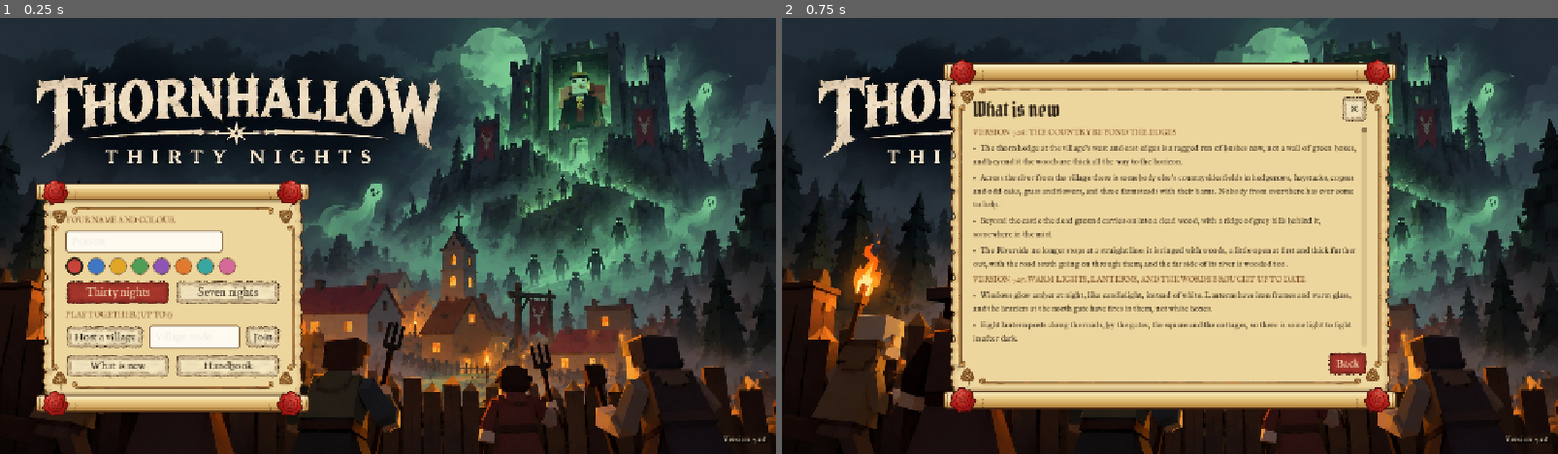
Above: before the commit, frames 1-2 (left to right).
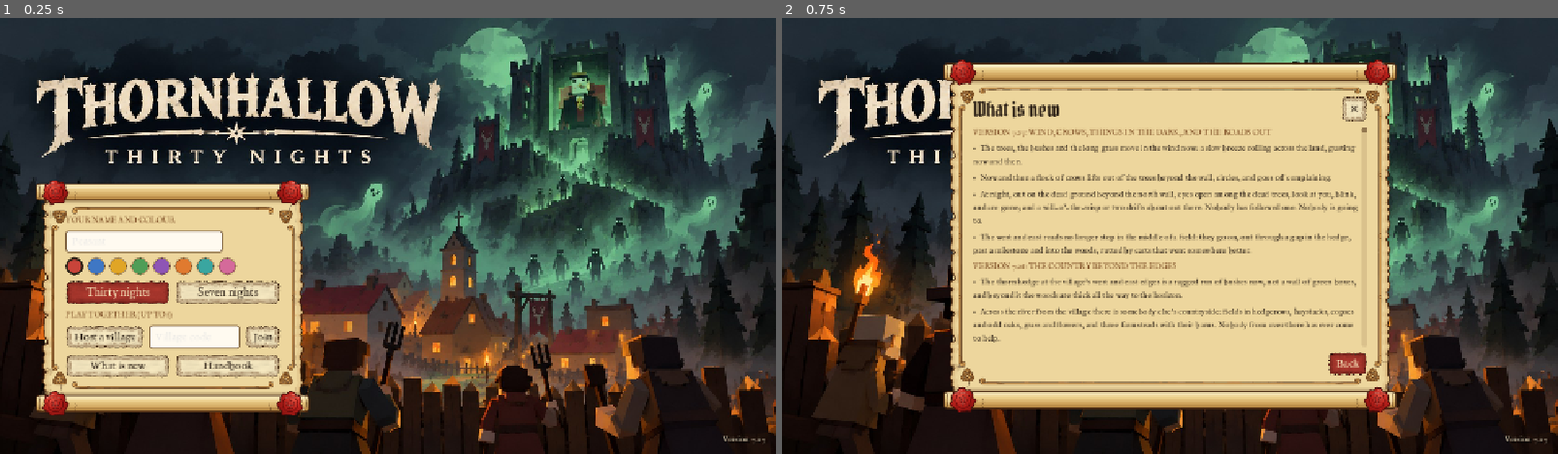
Above: after the commit, the same moments.

Repository: wijji551/Peasant
Game: Godot game, scene res://boot.tscn
Two runs of this game, one before a commit and one after it. Both use one fixed random seed, a clock stepped at 60 frames per second and the inputs below.
Inputs:
- Up to frame 1 (0.25 s): no input
- Up to frame 2 (0.75 s): click "What is new" at 0.5 s

The runs differ from the first frame. In frame 1, less than 0.1% of the frame differs, in the area x 93-99%, y 95-98%; in frame 2, 5.9%, in the area x 24-99%, y 25-98%.

Commit message:
7.27: wind in the trees and grass, crows, eyes and wisps on the dead ground at night, roads out into the woods
Co-Authored-By: Claude Opus 5.5 <noreply@anthropic.com>
Claude-Session: https://claude.ai/code/session_019dg2uksZJ9KpXppdt4Byah

Diff:
--- a/godot/scripts/main.gd
+++ b/godot/scripts/main.gd
@@ -1481,6 +1481,7 @@
 	world.set_veins(R.rune_left)
 	world.set_riverside(R.raft, R.raftW, R.rcave, R.runes2)
 	world.set_moles(R.moles)
+	world.view_at = _focus
 	atmos.indoors = indoors
 	if not win.is_open("menu"):
 		_yaw_goal += ((1.0 if Keys.held("cam_right") else 0.0) - (1.0 if Keys.held("cam_left") else 0.0)) * delta * 2.2
--- a/godot/scripts/ui/menus.gd
+++ b/godot/scripts/ui/menus.gd
@@ -39,6 +39,12 @@
 ]
 
 const CHANGES := [
+	["Version 7.27: wind, crows, things in the dark, and the roads out", [
+		"The trees, the bushes and the long grass move in the wind now: a slow breeze rolling across the land, gusting now and then.",
+		"Now and then a flock of crows lifts out of the trees beyond the wall, circles, and goes off complaining.",
+		"At night, out on the dead ground beyond the north wall, eyes open among the dead trees, look at you, blink, and are gone; and a will-o’-the-wisp or two drifts about out there. Nobody has followed one. Nobody is going to.",
+		"The west and east roads no longer stop in the middle of a field: they go on, out through a gap in the hedge, past a milestone and into the woods, rutted by carts that went somewhere better.",
+	]],
 	["Version 7.26: the country beyond the edges", [
 		"The thorn hedge at the village’s west and east edges is a ragged run of bushes now, not a wall of green boxes, and beyond it the woods are thick all the way to the horizon.",
 		"Across the river from the village there is somebody else’s countryside: fields in hedgerows, haystacks, copses and odd oaks, grass and flowers, and three farmsteads with their barns. Nobody from over there has ever come to help.",
--- a/godot/scripts/world.gd
+++ b/godot/scripts/world.gd
@@ -77,6 +77,7 @@
 var storm: Node3D                         # the sky turning over the castle, in the last week
 var _storm_light: OmniLight3D
 var night := 0.0                          # how dark it is (main.gd keeps this up to date)
+var view_at := Vector3.ZERO               # where the view is looking (main.gd), for the crows and the things in the dark
 var _bell_swing := 0.0
 var _dummy_hit: Array[float] = [0.0, 0.0, 0.0]
 
@@ -616,7 +617,7 @@
 	var main_ok := func(x: float, z: float) -> bool:
 		if x < D.X0 + 1 or x > D.X1 - 1 or z < D.Z0 + 2 or z > 52.5: return false
 		if absf(x) < 3.6 and z < D.VN: return false                                      # the castle road
-		if absf(z - D.GATE_Z) < 2.6 and absf(x) < 48: return false                       # the gate roads
+		if absf(z - D.GATE_Z) < 2.6: return false                                         # the gate roads (version 7.27: all the way to the edges)
 		if x > D.FARM.x0 - 1 and x < D.FARM.x1 + 1 and z > D.FARM.z0 - 1 and z < D.FARM.z1 + 1: return false
 		if Vector2(x, z).distance_to(D.HILL) < 30: return false                          # the castle
 		if Vector2(x - D.MILL.x, z - D.MILL.z).length() < 4.5: return false
@@ -693,7 +694,7 @@
 		var xf: Array[Transform3D] = []
 		var cl: Array[Color] = []
 		xf.assign(lists[k][0]); cl.assign(lists[k][1])
-		if xf.size(): _multi(meshes[k], xf, cl)
+		if xf.size(): _multi(meshes[k], xf, cl, 0.3 if k == "tuft" else 0.0, 0.21 if k == "tuft" else 0.0)   # (version 7.27: the grass moves)
 
 
 ## The country beyond the edges (version 7.26): it was flat empty grass to the horizon, and at the Riverside a sharp line
@@ -721,14 +722,26 @@
 		if z > 54 and z < 76: return false                                                     # its river
 		if x > RM.x - RM.hw - 6 and x < RM.x + RM.hw + 6 and z > RM.z - RM.hd - 18 and z < RM.z + RM.hd + 6: return false   # the Riverside and its own fields
 		if absf(x - RM.x) < 6 and z > RM.z + RM.hd and z < RM.z + RM.hd + 80: return false   # the road south to Hallowshire Town
+		if absf(z - D.GATE_Z) < 4.0: return false                                              # the west and east roads, on into the woods
 		return true
 	# --- the thorn hedge at the village's west and east edges: bushes of all sizes, not a row of boxes
 	for sx in [-1.0, 1.0]:
 		var z := -66.0
 		while z <= 56.0:
+			if absf(z - D.GATE_Z) < 4.2:                                                          # (a gap for the road)
+				z += 1.0; continue
 			put.call("wild_bush", sx * (D.X1 + r.call(1.8, 3.4)), z, r.call(1.3, 2.1))
 			if rg.randf() < 0.45: put.call("wild_bush", sx * (D.X1 + r.call(3.5, 5.5)), z + r.call(-1, 1), r.call(1.5, 2.4))
 			z += r.call(1.6, 2.4)
+	# --- the west and east roads go on, past the hedge and into the woods, rutted and fading
+	for sx in [-1.0, 1.0]:
+		Build.box(self, Vector3(200, 0.07, 5), Vector3(sx * 146.0, 0, D.GATE_Z), C.path)
+		for k in 60:
+			Build.box(self, Vector3(r.call(0.4, 0.9), 0.085, r.call(0.4, 0.9)), Vector3(sx * r.call(48, 240), 0, D.GATE_Z + r.call(-2, 2)), C.path2, r.call(0, 3))
+		for k in 2: Build.box(self, Vector3(200, 0.075, 0.35), Vector3(sx * 146.0, 0, D.GATE_Z + (k * 2 - 1) * 1.1), C.path.darkened(0.12))   # cart ruts
+		var sp := Vector3(sx * (D.X1 + 9.0), 0, D.GATE_Z - 3.6)                                    # and a milestone, just past the hedge
+		Build.box(self, Vector3(0.6, 1.0, 0.35), sp, C.stone3)
+		Build.cyl(self, 0.3, 0.3, 0.35, sp + Vector3(0, 1.0, 0), C.stone3, 8, 0.0, PI / 2)
 	# --- the woods either side of the village, thickest nearest the hedge
 	for sx in [-1.0, 1.0]:
 		for i in 900:
@@ -817,10 +830,146 @@
 	for k in kinds:
 		var xa: Array[Transform3D] = xs[k]
 		var ca: Array[Color] = cs[k]
-		if xa.size(): _multi(Models.get_mesh(k), xa, ca)
-
-
-func _multi(mesh: Mesh, xfs: Array[Transform3D], cols: Array[Color]) -> void:
+		if xa.size(): _multi(Models.get_mesh(k), xa, ca, {"wild_pine": 0.035, "wild_oak": 0.03, "wild_dead": 0.012, "wild_bush": 0.05, "wild_tuft": 0.3, "wild_flowers": 0.25}.get(k, 0.0))
+
+
+# --- (version 7.27) crows that lift out of the trees now and then and circle before they go, and at night, out
+# on the dead ground, eyes that open and shut and a will-o'-the-wisp or two drifting about. None of it is in the rules.
+var _crows: Array = []                    # [node, wing L, wing R, phase, radius, height, angle speed]
+var _crow_c := Vector3.ZERO
+var _crow_t := 9.0
+var _crow_age := -1.0
+var _crow_out := Vector3.ZERO
+var _eyes: Array = []                     # [node, seconds shown, seconds hidden]
+var _wisps: Array = []                    # [node, light, base position, phase]
+
+func _outside(p: Vector3) -> bool:       # out of the village walls, where a crow or a pair of eyes might be
+	return absf(p.x) > D.VW + 4 or p.z < D.VN - 4 or p.z > D.VS + 4
+
+func _crows_step(delta: float) -> void:
+	if _crows.is_empty():
+		var black := Build.mat(Color("141018"))
+		for i in 7:
+			var n := Node3D.new(); n.visible = false; add_child(n)
+			Build.box(n, Vector3(0.22, 0.18, 0.46), Vector3(0, 0, 0), Color("141018")).material_override = black
+			Build.box(n, Vector3(0.12, 0.12, 0.16), Vector3(0, 0.08, 0.28), Color("141018")).material_override = black
+			var wl := Node3D.new(); wl.position = Vector3(-0.1, 0.12, 0); n.add_child(wl)
+			Build.box(wl, Vector3(0.5, 0.03, 0.26), Vector3(-0.25, 0, 0), Color("141018")).material_override = black
+			var wr := Node3D.new(); wr.position = Vector3(0.1, 0.12, 0); n.add_child(wr)
+			Build.box(wr, Vector3(0.5, 0.03, 0.26), Vector3(0.25, 0, 0), Color("141018")).material_override = black
+			_crows.append([n, wl, wr, randf() * TAU, randf_range(3.5, 8.0), randf_range(8.0, 13.0), randf_range(0.9, 1.5) * (1.0 if i % 2 else -1.0)])
+		if OS.get_environment("DTV_CROWS") != "": _crow_t = 1.0              # for pictures: a flock up at once
+	var now := Time.get_ticks_msec() / 1000.0
+	if _crow_age < 0.0:
+		_crow_t -= delta
+		if _crow_t > 0.0 or night > 0.6: return
+		_crow_t = randf_range(18.0, 40.0)
+		for k in 8:                                    # somewhere out of the village, near enough to be seen: ahead or to the side (the view looks north)
+			var a := randf_range(PI * 0.95, PI * 2.05)
+			var c := view_at + Vector3(cos(a), 0, sin(a)) * randf_range(16.0, 32.0)
+			if _outside(c) and absf(c.z - 65.0) > 10.0:
+				_crow_c = c; _crow_age = 0.0
+				_crow_out = Vector3(cos(a), 0, sin(a))
+				Sound.play("caw0" if randf() < 0.5 else "caw1", 0.8, Vector2(c.x, c.z))
+				break
+		return
+	_crow_age += delta
+	if OS.get_environment("DTV_CROWS") != "":
+		_crow_age = minf(_crow_age, 5.0)   # (for pictures: held mid-circle)
+	var done := true
+	for cw in _crows:
+		var n: Node3D = cw[0]
+		var t := _crow_age - fmod(float(cw[3]), 1.0) * 0.8          # they go up one after another
+		if t < 0.0: n.visible = false; done = false; continue
+		var ang: float = cw[3] + t * float(cw[6])
+		var h: float = minf(float(cw[5]), t * 4.0)
+		var p := _crow_c + Vector3(cos(ang) * float(cw[4]), h, sin(ang) * float(cw[4]))
+		if t > 9.0: p += _crow_out * (t - 9.0) * 9.0 + Vector3(0, (t - 9.0) * 2.0, 0)   # and away
+		n.visible = t < 16.0
+		if n.visible: done = false
+		var dir := Vector3(-sin(ang) * float(cw[6]), 0.2, cos(ang) * float(cw[6])) if t <= 9.0 else _crow_out
+		n.position = p
+		n.look_at(p + dir, Vector3.UP)
+		n.rotate_object_local(Vector3.UP, PI)
+		var flap := sin(now * 14.0 + float(cw[3]) * 3.0) * 0.7
+		(cw[1] as Node3D).rotation.z = flap; (cw[2] as Node3D).rotation.z = -flap
+	if done: _crow_age = -1.0
+
+func _haunts_step(delta: float) -> void:
+	if _eyes.is_empty():
+		for i in 6:                                        # eyes: a pair, red or green, low among the dead trees
+			var n := Node3D.new(); n.visible = false; add_child(n)
+			var em := Build.mat(Color(1.0, 0.18, 0.1) if i % 2 else Color(0.5, 1.0, 0.3), 3.0)
+			for sx in [-0.09, 0.09]: Build.box(n, Vector3(0.07, 0.05, 0.05), Vector3(sx, 0, 0), Color.WHITE).material_override = em
+			_eyes.append([n, 0.0, randf_range(1.0, 6.0)])
+		for i in 3:                                        # will-o'-the-wisps: a pale light that drifts and bobs
+			var n := MeshInstance3D.new(); var sm := SphereMesh.new(); sm.radius = 0.16; sm.height = 0.32; n.mesh = sm
+			n.material_override = Build.mat(Color(0.55, 0.95, 1.0), 4.0); n.visible = false; add_child(n)
+			var l := OmniLight3D.new(); l.light_color = Color(0.5, 0.9, 1.0); l.omni_range = 4.0; l.light_energy = 0.0; n.add_child(l)
+			_wisps.append([n, l, Vector3.ZERO, randf() * TAU])
+	var dark := night > 0.45
+	var dead_ground := func(p: Vector3) -> bool:
+		return p.z < D.VN - 6 and p.z > -175.0 and absf(p.x) > 6.0 and Vector2(p.x - HILL.x, p.z - HILL.z).length() > 44.0
+	for e in _eyes:
+		var n: Node3D = e[0]
+		if not dark: n.visible = false; continue
+		if n.visible:
+			e[1] -= delta
+			if e[1] <= 0.0: n.visible = false; e[2] = randf_range(2.0, 8.0)
+			elif randf() < delta * 0.6: n.scale = Vector3(1, 0.1, 1)          # a blink
+			else: n.scale = Vector3.ONE
+		else:
+			e[2] -= delta
+			if e[2] <= 0.0:
+				for k in 6:
+					var a := randf() * TAU
+					var p := view_at + Vector3(cos(a), 0, sin(a)) * randf_range(10.0, 30.0)
+					if dead_ground.call(p):
+						n.position = Vector3(p.x, randf_range(0.5, 1.3), p.z)
+						n.look_at(Vector3(view_at.x, n.position.y, view_at.z), Vector3.UP); n.rotate_object_local(Vector3.UP, PI)
+						n.visible = true; e[1] = randf_range(2.0, 5.0)
+						break
+				if not n.visible: e[2] = 1.5
+	var now := Time.get_ticks_msec() / 1000.0
+	for wsp in _wisps:
+		var n: MeshInstance3D = wsp[0]
+		var l: OmniLight3D = wsp[1]
+		if not dark: n.visible = false; l.light_energy = 0.0; continue
+		var b: Vector3 = wsp[2]
+		if not n.visible or Vector2(b.x - view_at.x, b.z - view_at.z).length() > 45.0:
+			for k in 6:
+				var a := randf() * TAU
+				var p := view_at + Vector3(cos(a), 0, sin(a)) * randf_range(14.0, 34.0)
+				if dead_ground.call(p): wsp[2] = p; n.visible = true; break
+			b = wsp[2]
+		var ph: float = wsp[3]
+		n.position = b + Vector3(sin(now * 0.3 + ph) * 3.0, 0.9 + 0.35 * sin(now * 1.7 + ph), cos(now * 0.23 + ph) * 3.0)
+		l.light_energy = (0.6 + 0.3 * sin(now * 3.1 + ph)) * clampf((night - 0.45) * 4.0, 0.0, 1.0)
+
+
+## Things that bend in the wind (version 7.27): each sways by how high the point is above its own foot, in a slow
+## breeze that rolls across the land (its phase from where it stands), and gusts now and then.
+const SWAY_SHADER := """
+shader_type spatial;
+uniform float amount = 0.04;
+uniform float base = 0.0;
+void vertex() {
+	vec3 wp = (MODEL_MATRIX * vec4(0.0, 0.0, 0.0, 1.0)).xyz;
+	float h = max(VERTEX.y + base, 0.0);
+	float t = TIME * 1.1 + wp.x * 0.07 + wp.z * 0.05;
+	float gust = 0.75 + 0.25 * sin(TIME * 0.23 + wp.x * 0.01);
+	VERTEX.x += sin(t) * amount * h * gust;
+	VERTEX.z += cos(t * 0.83 + 1.3) * amount * 0.6 * h * gust;
+}
+void fragment() {
+	ALBEDO = COLOR.rgb;
+	ROUGHNESS = 1.0;
+	SPECULAR = 0.15;
+}
+"""
+static var _sway_shader: Shader
+
+func _multi(mesh: Mesh, xfs: Array[Transform3D], cols: Array[Color], sway: float = 0.0, base: float = 0.0) -> void:
 	var mm := MultiMesh.new()
 	mm.transform_format = MultiMesh.TRANSFORM_3D
 	mm.use_colors = true
@@ -829,13 +978,20 @@
 	for i in xfs.size():
 		mm.set_instance_transform(i, xfs[i])
 		mm.set_instance_color(i, cols[i])
-	var m := StandardMaterial3D.new()
-	m.vertex_color_use_as_albedo = true
-	m.roughness = 1.0
-	m.metallic_specular = 0.15
 	var mmi := MultiMeshInstance3D.new()
 	mmi.multimesh = mm
-	mmi.material_override = m
+	if sway > 0.0:
+		if _sway_shader == null:
+			_sway_shader = Shader.new(); _sway_shader.code = SWAY_SHADER
+		var sm := ShaderMaterial.new(); sm.shader = _sway_shader
+		sm.set_shader_parameter("amount", sway); sm.set_shader_parameter("base", base)
+		mmi.material_override = sm
+	else:
+		var m := StandardMaterial3D.new()
+		m.vertex_color_use_as_albedo = true
+		m.roughness = 1.0
+		m.metallic_specular = 0.15
+		mmi.material_override = m
 	add_child(mmi)
 
 
@@ -2347,6 +2503,8 @@
 
 
 func _process(delta: float) -> void:
+	_crows_step(delta)
+	_haunts_step(delta)
 	if bell:
 		_bell_swing = maxf(0.0, _bell_swing - delta * 0.45)
 		bell.rotation.x = sin(Time.get_ticks_msec() / 1000.0 * 7.0) * 0.55 * _bell_swing
--- a/godot/version.json
+++ b/godot/version.json
@@ -1,5 +1,5 @@
 {
-	"build": 33,
-	"version": "7.26",
-	"what": "Version 7.26: the country beyond the edges. A ragged hedge and thick woods either side of the village, fields and farms across the river, a dead wood beyond the castle, and the Riverside ringed with woods."
+	"build": 34,
+	"version": "7.27",
+	"what": "Version 7.27: trees and grass that move in the wind, crows, eyes and will-o'-the-wisps in the dark beyond the wall, and the roads running on into the woods."
 }
Not shown, changed: docs/build-log.md
